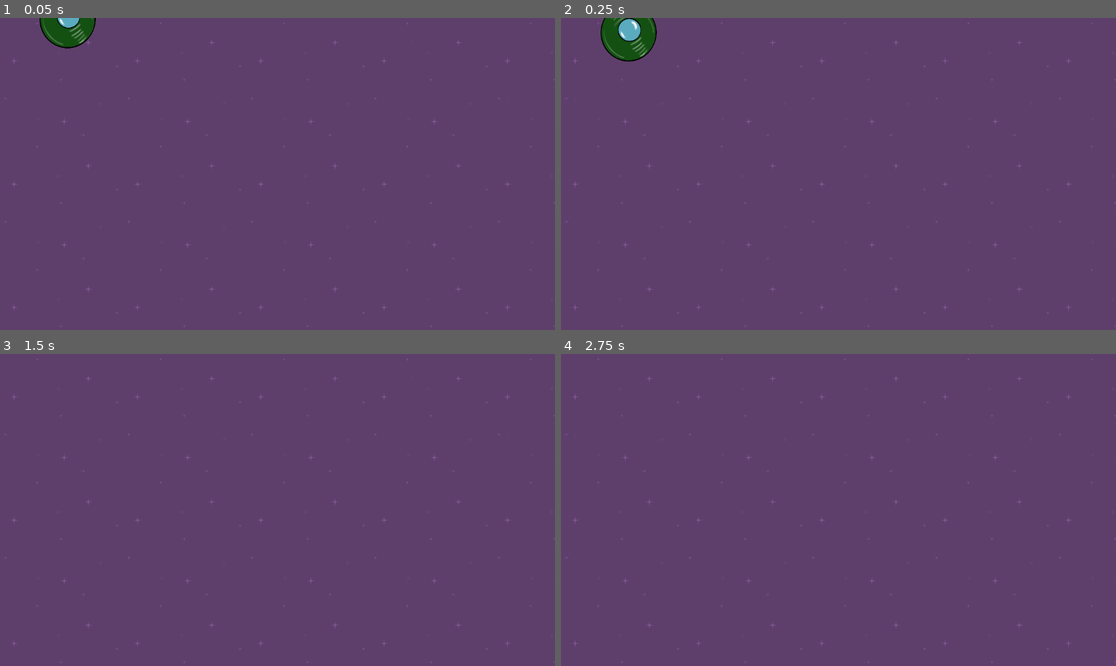
Above: before the commit, frames 1-4 (two rows, left to right).
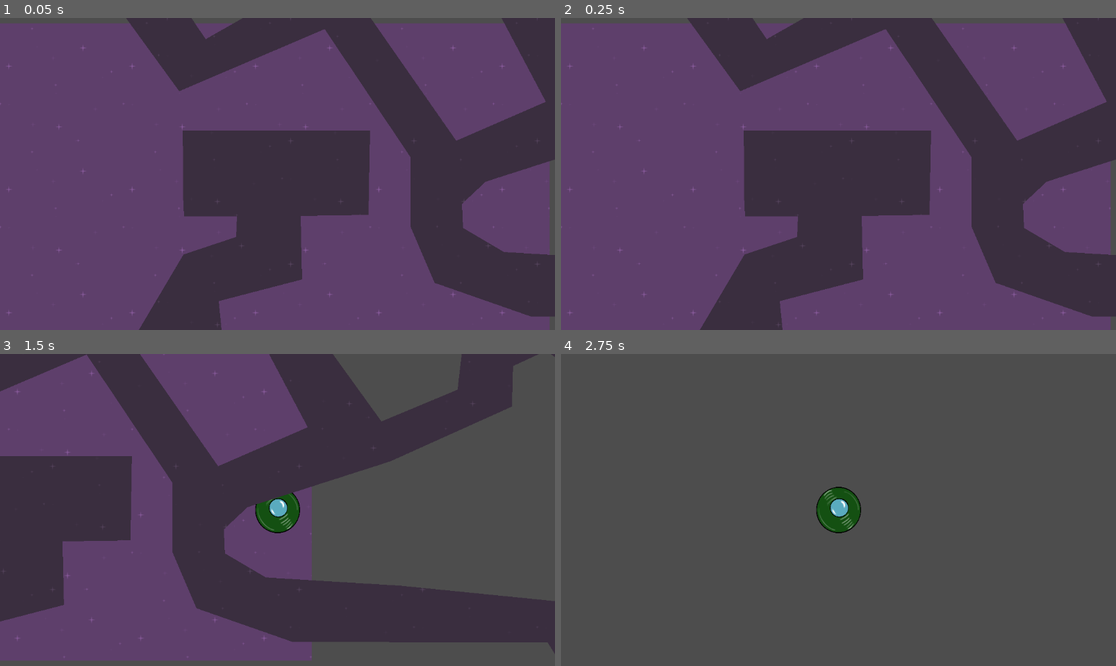
Above: after the commit, the same moments.

Repository: Tenusia/Speedy-Saucer
Game: Godot game, scene res://level_1.tscn
The game is run twice, just before and just after one commit, with the same random seed, the same clock (stepped at 60 frames per second) and the same inputs.
Inputs:
- Up to frame 1 (0.05 s): no input
- Up to frame 2 (0.25 s): no input
- Up to frame 3 (1.5 s): hold Right (move_right, bound only after the commit) 0.53-1.28 s; hold Down (move_down, bound only after the commit) from 1.28 s (still down)
- Up to frame 4 (2.75 s): release Down (move_down, bound only after the commit) at 2.03 s; hold Right (move_right, bound only after the commit) from 2.03 s (still down)

The runs differ from the first frame. In frame 1, 37% of the frame differs, in the area x 0-100%, y 0-100%; in frame 2, 38%; in frame 3, 70%; in frame 4, 100%.

Commit message:
Add player controls and gameplay loop
Add player controls
Add maze design
Add collision detection

Diff:
--- /dev/null
+++ b/level.gd
@@ -0,0 +1,12 @@
+extends Node2D
+
+# Called when the node enters the scene tree for the first time.
+func _ready():
+	pass
+
+func _on_area_2d_body_exited(body):
+	pass # Replace with function body.
+
+
+func _on_maze_body_exited(body):
+	pass # Replace with function body.
--- a/level_1.tscn
+++ b/level_1.tscn
@@ -1,16 +1,24 @@
-[gd_scene load_steps=3 format=3 uid="uid://ce4rgwe5nryll"]
+[gd_scene load_steps=5 format=3 uid="uid://ce4rgwe5nryll"]
 
+[ext_resource type="Script" path="res://level.gd" id="1_71w3f"]
 [ext_resource type="Texture2D" uid="uid://c8q7arnul6qql" path="res://purple.png" id="1_kbtj5"]
 [ext_resource type="PackedScene" uid="uid://bowp6mxqpqis0" path="res://player.tscn" id="2_28lxr"]
+[ext_resource type="PackedScene" uid="uid://dfda2l6bu41od" path="res://maze.tscn" id="4_q2y34"]
 
 [node name="Level1" type="Node2D"]
+script = ExtResource("1_71w3f")
 
 [node name="Background" type="TextureRect" parent="."]
+z_index = -100
 offset_right = 1152.0
 offset_bottom = 648.0
 texture = ExtResource("1_kbtj5")
 stretch_mode = 1
 
 [node name="Player" parent="." instance=ExtResource("2_28lxr")]
-position = Vector2(141, 2)
-gravity_scale = 1.0
+position = Vector2(587, 313)
+
+[node name="Maze" parent="." instance=ExtResource("4_q2y34")]
+position = Vector2(73, 155)
+
+[connection signal="body_exited" from="Maze" to="." method="_on_maze_body_exited"]
--- /dev/null
+++ b/maze.tscn
@@ -0,0 +1,14 @@
+[gd_scene load_steps=2 format=3 uid="uid://dfda2l6bu41od"]
+
+[ext_resource type="Texture2D" uid="uid://cexuxf80iekgv" path="res://darkPurple.png" id="1_xc844"]
+
+[node name="Maze" type="Area2D"]
+
+[node name="CollisionPolygon2D" type="CollisionPolygon2D" parent="."]
+z_index = -50
+polygon = PackedVector2Array(318, 202, 320, 246, 430, 246, 428, 289, 319, 325, 219, 494, 276, 685, 487, 743, 763, 629, 1093, 731, 1532, 694, 1650, 635, 1727, 484, 1603, 371, 1262, 337, 984, 320, 899, 270, 897, 220, 946, 174, 1242, 79, 1495, -35, 1497, -119, 1566, -151, 1633, -102, 1917, 152, 1818, 557, 1909, 574, 2050, 99, 1609, -280, 1452, -247, 1391, -148, 1382, -70, 1224, -4, 1092, -187, 1178, -499, 1885, -886, 1823, -988, 1081, -587, 970, -183, 1071, 8, 885, 89, 632, -274, 365, -122, 151, -438, -305, -254, -300, 48, -196, 53, -198, -211, 91, -315, 310, -14, 612, -143, 790, 123, 790, 267, 840, 384, 1040, 454, 1569, 455, 1596, 499, 1562, 564, 1472, 583, 1120, 593, 792, 504, 466, 605, 403, 531, 392, 422, 565, 377, 562, 245, 703, 243, 706, 68, 317, 68, 318, 132)
+
+[node name="Polygon2D" type="Polygon2D" parent="."]
+texture_repeat = 2
+texture = ExtResource("1_xc844")
+polygon = PackedVector2Array(318, 202, 320, 246, 430, 246, 428, 289, 319, 325, 219, 494, 276, 685, 487, 743, 763, 629, 1093, 731, 1532, 694, 1650, 635, 1727, 484, 1603, 371, 1262, 337, 984, 320, 899, 270, 897, 220, 946, 174, 1242, 79, 1495, -35, 1497, -119, 1566, -151, 1633, -102, 1917, 152, 1818, 557, 1909, 574, 2050, 99, 1609, -280, 1452, -247, 1391, -148, 1382, -70, 1224, -4, 1092, -187, 1178, -499, 1885, -886, 1823, -988, 1081, -587, 970, -183, 1071, 8, 885, 89, 632, -274, 365, -122, 151, -438, -305, -254, -300, 48, -196, 53, -198, -211, 91, -315, 310, -14, 612, -143, 790, 123, 790, 267, 840, 384, 1040, 454, 1569, 455, 1596, 499, 1562, 564, 1472, 583, 1120, 593, 792, 504, 466, 605, 403, 531, 392, 422, 565, 377, 562, 245, 703, 243, 706, 68, 317, 68, 318, 132)
--- /dev/null
+++ b/player.gd
@@ -0,0 +1,13 @@
+extends RigidBody2D
+
+var force = 1200
+
+func _physics_process(delta):
+	if Input.is_action_pressed("move_right"):
+		apply_force(Vector2(force,0))
+	if Input.is_action_pressed("move_left"):
+		apply_force(Vector2(-force,0))
+	if Input.is_action_pressed("move_up"):
+		apply_force(Vector2(0,-force))
+	if Input.is_action_pressed("move_down"):
+		apply_force(Vector2(0,force))
--- a/player.tscn
+++ b/player.tscn
@@ -1,17 +1,21 @@
-[gd_scene load_steps=3 format=3 uid="uid://bowp6mxqpqis0"]
+[gd_scene load_steps=4 format=3 uid="uid://bowp6mxqpqis0"]
 
+[ext_resource type="Script" path="res://player.gd" id="1_h8xuk"]
 [ext_resource type="Texture2D" uid="uid://clssijylm87sl" path="res://ufo green.png" id="1_jbicx"]
 
 [sub_resource type="CircleShape2D" id="CircleShape2D_bfj3k"]
-radius = 59.0
+radius = 47.0
 
 [node name="Player" type="RigidBody2D"]
 gravity_scale = 0.0
+script = ExtResource("1_h8xuk")
 
 [node name="Sprite2D" type="Sprite2D" parent="."]
-position = Vector2(-6, 0)
-scale = Vector2(0.1, 0.1)
+position = Vector2(-4, 0)
+scale = Vector2(0.08, 0.08)
 texture = ExtResource("1_jbicx")
 
 [node name="CollisionShape2D" type="CollisionShape2D" parent="."]
 shape = SubResource("CircleShape2D_bfj3k")
+
+[node name="Camera2D" type="Camera2D" parent="."]
--- a/project.godot
+++ b/project.godot
@@ -14,3 +14,30 @@
 run/main_scene="res://level_1.tscn"
 config/features=PackedStringArray("4.1", "Forward Plus")
 config/icon="res://icon.svg"
+
+[input]
+
+move_right={
+"deadzone": 0.5,
+"events": [Object(InputEventKey,"resource_local_to_scene":false,"resource_name":"","device":0,"window_id":0,"alt_pressed":false,"shift_pressed":false,"ctrl_pressed":false,"meta_pressed":false,"pressed":false,"keycode":0,"physical_keycode":4194321,"key_label":0,"unicode":0,"echo":false,"script":null)
+, Object(InputEventKey,"resource_local_to_scene":false,"resource_name":"","device":-1,"window_id":0,"alt_pressed":false,"shift_pressed":false,"ctrl_pressed":false,"meta_pressed":false,"pressed":false,"keycode":0,"physical_keycode":68,"key_label":0,"unicode":100,"echo":false,"script":null)
+]
+}
+move_left={
+"deadzone": 0.5,
+"events": [Object(InputEventKey,"resource_local_to_scene":false,"resource_name":"","device":-1,"window_id":0,"alt_pressed":false,"shift_pressed":false,"ctrl_pressed":false,"meta_pressed":false,"pressed":false,"keycode":0,"physical_keycode":4194319,"key_label":0,"unicode":0,"echo":false,"script":null)
+, Object(InputEventKey,"resource_local_to_scene":false,"resource_name":"","device":-1,"window_id":0,"alt_pressed":false,"shift_pressed":false,"ctrl_pressed":false,"meta_pressed":false,"pressed":false,"keycode":0,"physical_keycode":76,"key_label":0,"unicode":108,"echo":false,"script":null)
+]
+}
+move_up={
+"deadzone": 0.5,
+"events": [Object(InputEventKey,"resource_local_to_scene":false,"resource_name":"","device":-1,"window_id":0,"alt_pressed":false,"shift_pressed":false,"ctrl_pressed":false,"meta_pressed":false,"pressed":false,"keycode":0,"physical_keycode":4194320,"key_label":0,"unicode":0,"echo":false,"script":null)
+, Object(InputEventKey,"resource_local_to_scene":false,"resource_name":"","device":-1,"window_id":0,"alt_pressed":false,"shift_pressed":false,"ctrl_pressed":false,"meta_pressed":false,"pressed":false,"keycode":0,"physical_keycode":87,"key_label":0,"unicode":119,"echo":false,"script":null)
+]
+}
+move_down={
+"deadzone": 0.5,
+"events": [Object(InputEventKey,"resource_local_to_scene":false,"resource_name":"","device":-1,"window_id":0,"alt_pressed":false,"shift_pressed":false,"ctrl_pressed":false,"meta_pressed":false,"pressed":false,"keycode":0,"physical_keycode":4194322,"key_label":0,"unicode":0,"echo":false,"script":null)
+, Object(InputEventKey,"resource_local_to_scene":false,"resource_name":"","device":-1,"window_id":0,"alt_pressed":false,"shift_pressed":false,"ctrl_pressed":false,"meta_pressed":false,"pressed":false,"keycode":0,"physical_keycode":83,"key_label":0,"unicode":115,"echo":false,"script":null)
+]
+}
